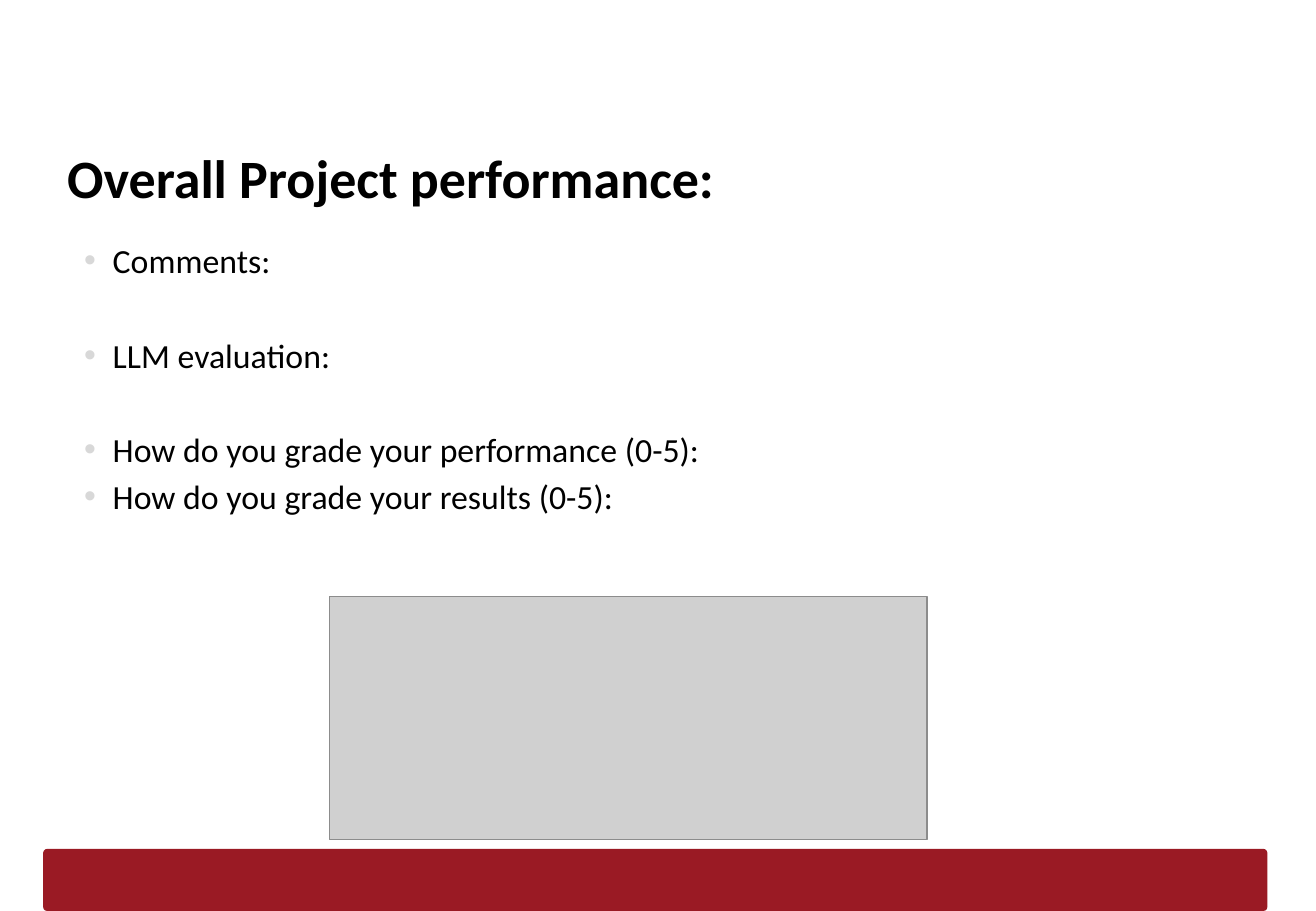
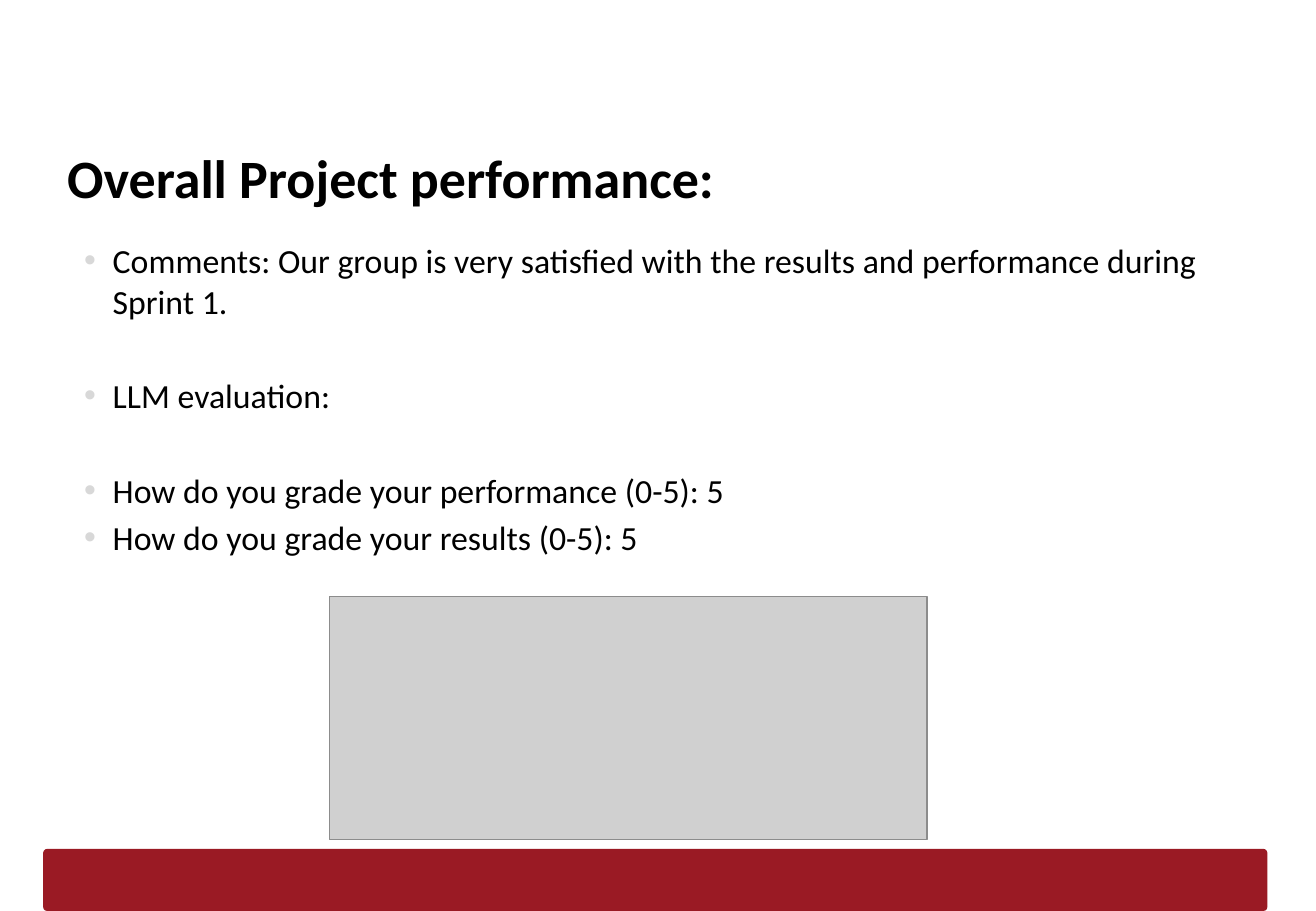
Before and after one commit to AfonsoMachado1892/Logistics-on-Rails, a slide deck: slide 13 of Scrum/LAPR3-Sprint1-Report_G092.pptx. Drawn at 1316x911 pixels with LibreOffice and Linux fonts; fonts in the diff are those of the drawing; grey boxes stand for pictures; background and template pictures are left out. Boxes give left, top, right and bottom in pixels: in the first picture for what was removed or moved away, otherwise in the second. Text is boxed around its words. In the diff, an @@ line names an element or a change of style, - is before the commit and + after.

Commit message:
[Sprint Review]: Updated Sprint Retrospective

```diff
--- a/Scrum/LAPR3-Sprint1-Report_G092.pptx
+++ b/Scrum/LAPR3-Sprint1-Report_G092.pptx
@@ text at (x1=113, y1=249, x2=1196, y2=320): text changed @@
-• Comments:
+• Comments: Our group is very satisfied with the results and performance during Sprint 1.
@@ text at (x1=113, y1=478, x2=724, y2=556): text changed @@
-• How do you grade your performance (0-5):
-• How do you grade your results (0-5):
+• How do you grade your performance (0-5): 5
+• How do you grade your results (0-5): 5
```
Also in this commit, not shown: 2 other slides changed.
